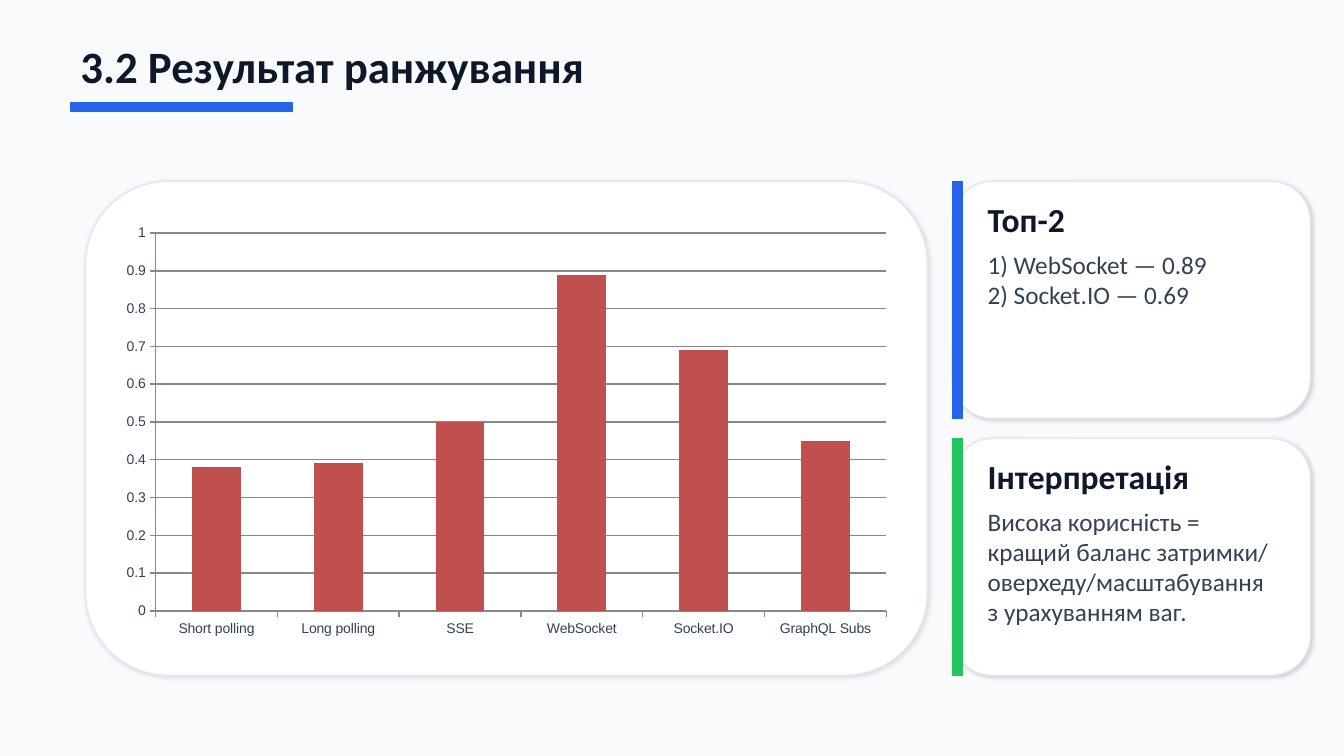
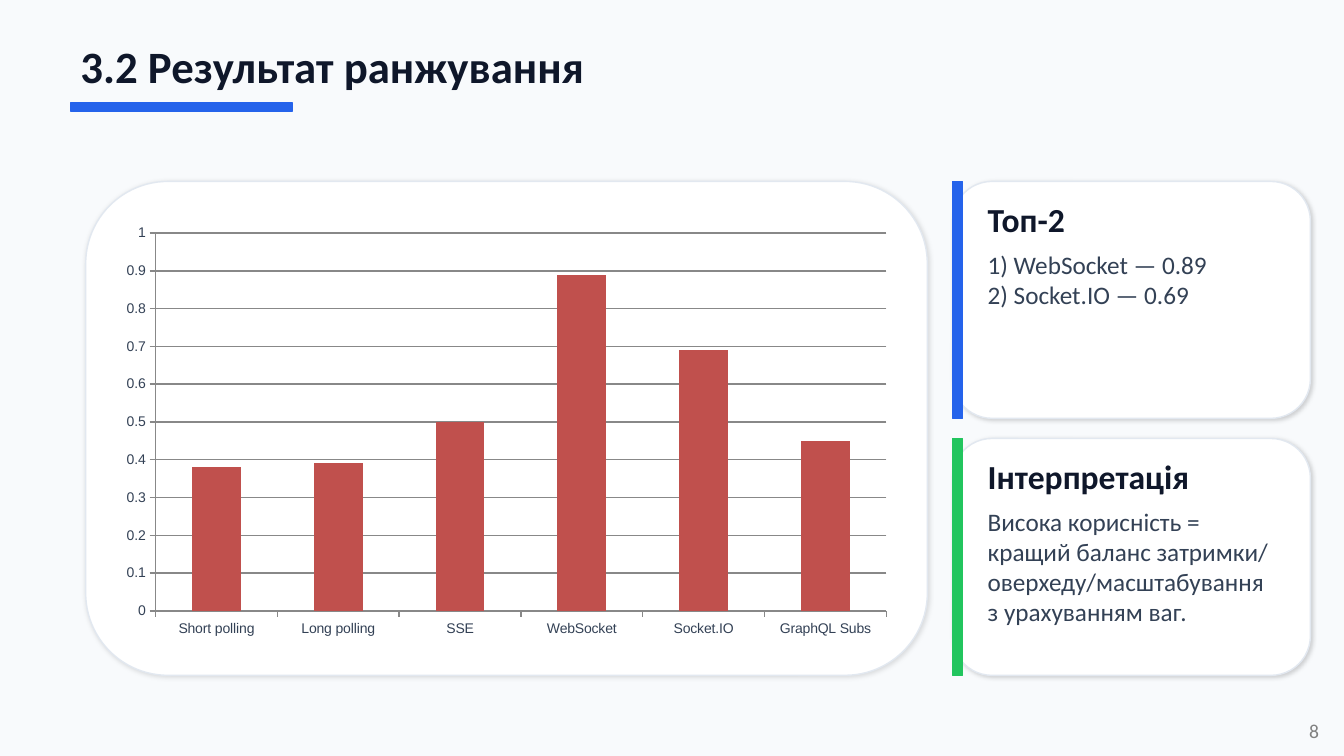
Before and after one commit to femtoF121/diploma-archivation, a slide deck: slide 8 of 2026_М_ПІ_ІПЗм-24-3_Кащенко_Ю_Є.pptx. Drawn at 1344x756 pixels with LibreOffice and Linux fonts; fonts in the diff are those of the drawing. Boxes give left, top, right and bottom in pixels: in the first picture for what was removed or moved away, otherwise in the second. Text is boxed around its words. In the diff, an @@ line names an element or a change of style, - is before the commit and + after.

```diff
--- a/2026_М_ПІ_ІПЗм-24-3_Кащенко_Ю_Є.pptx
+++ b/2026_М_ПІ_ІПЗм-24-3_Кащенко_Ю_Є.pptx
@@ text added at <box>1309,724,1319,738</box>, 14 pt, text #808080 @@
+8
```
Also in this commit, not shown: 8 other slides changed, 3 slides added, 1 slide removed.
